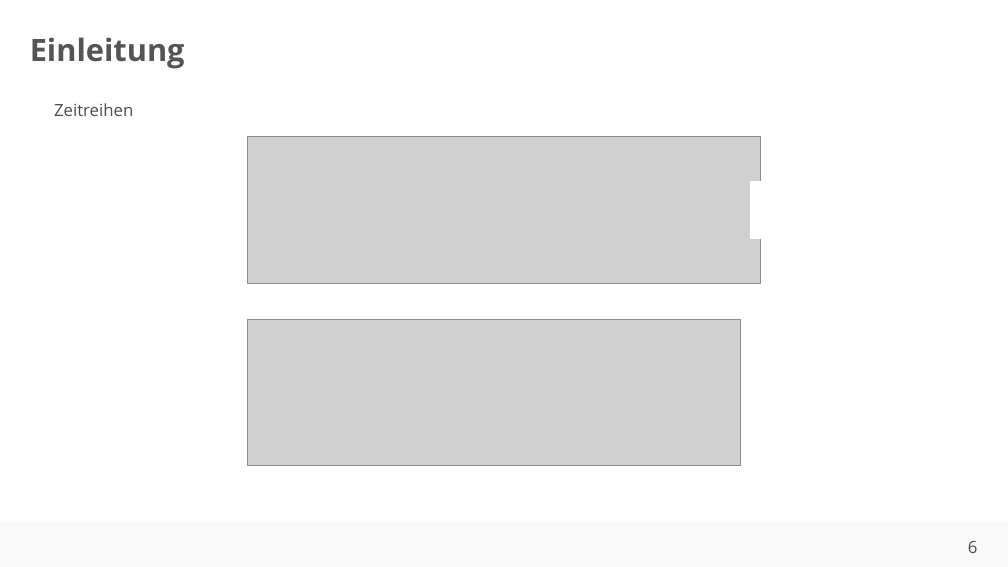
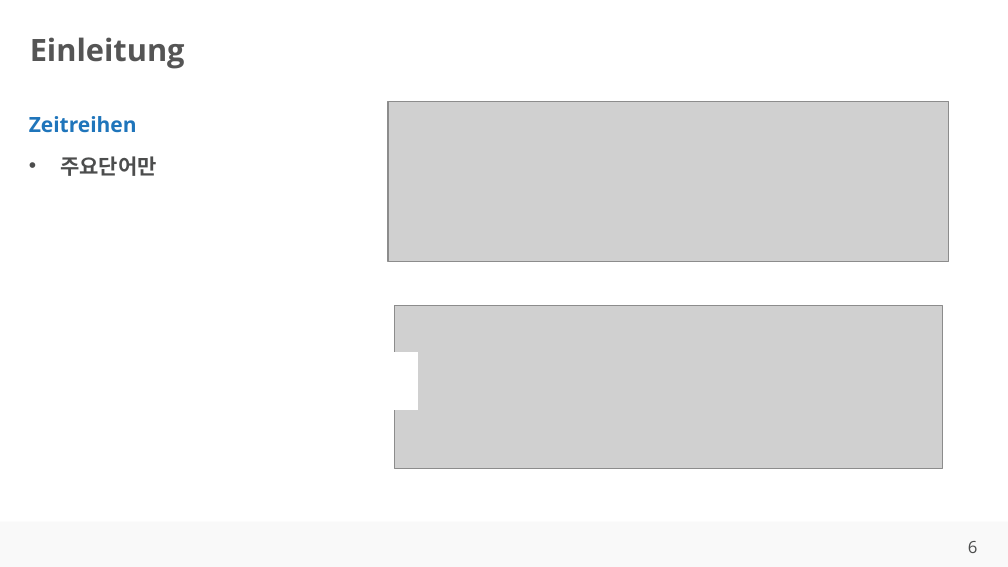
Before and after one commit to ahndavin/Abschlussarbeit_Bachelor, a slide deck: slide 6 of Kolloquium/Kolloquium.pptx. Drawn at 1008x567 pixels with LibreOffice and Linux fonts; fonts in the diff are those of the drawing; grey boxes stand for pictures; background and template pictures are left out. Boxes give left, top, right and bottom in pixels: in the first picture for what was removed or moved away, otherwise in the second. Text is boxed around its words. In the diff, an @@ line names an element or a change of style, - is before the commit and + after.

```diff
--- a/Kolloquium/Kolloquium.pptx
+++ b/Kolloquium/Kolloquium.pptx
@@ text added at (29, 116, 157, 176), 15 pt, text #1F75BB, bold @@
+Zeitreihen
+• 주요단어만
@@ text removed at (54, 103, 133, 116) @@
-Zeitreihen
@@ picture: place and size @@
-picture at (247, 137, 760, 283)
+picture at (388, 102, 949, 262)
@@ picture: place and size @@
-picture at (247, 320, 741, 466)
+picture at (395, 305, 942, 468)
@@ rectangle: place and size @@
-rectangle at (751, 181, 774, 238)
+rectangle at (395, 353, 418, 409)
```
Also in this commit, not shown: 11 other slides changed, 1 slide added, 6 slides removed, 1 other file.
